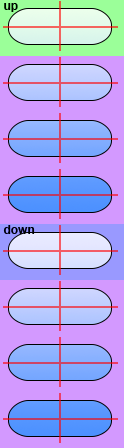
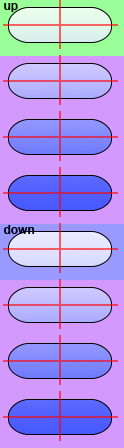
Layer changes from the first 124 × 448 image to the second:
painted on "crosshairs" over [3, 0, 118, 443]
painted on "button outlines" (1st of 2) over [8, 7, 112, 213]
renamed "button outlines copy" to "button outlines", painted on it over [8, 231, 112, 437]
